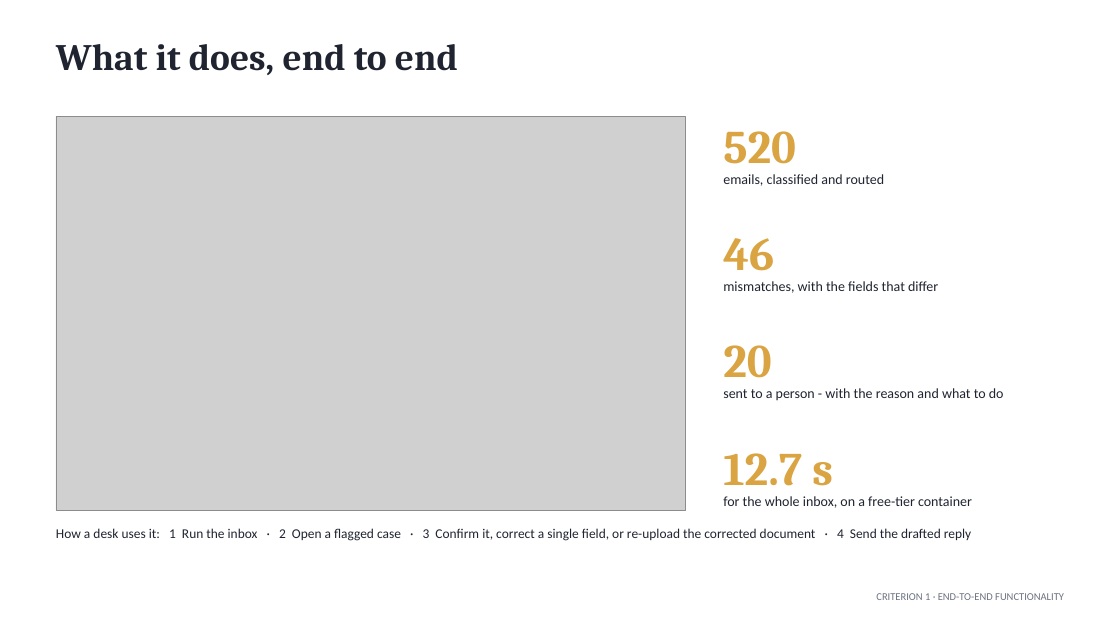
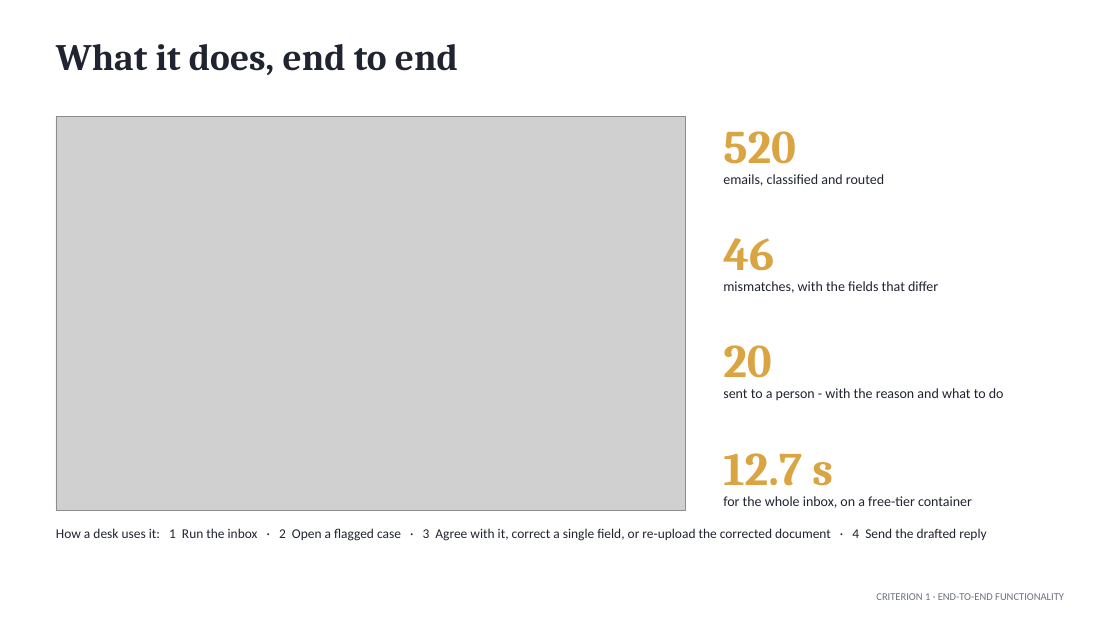
Before and after one commit to TCF1209/duocode-sentinel, a slide deck: slide 3 of docs/Sentinel-final-pitch.pptx. Drawn at 1120x630 pixels with LibreOffice and Linux fonts; fonts in the diff are those of the drawing; grey boxes stand for pictures. Boxes give left, top, right and bottom in pixels: in the first picture for what was removed or moved away, otherwise in the second. Text is boxed around its words. In the diff, an @@ line names an element or a change of style, - is before the commit and + after.

```diff
--- a/docs/Sentinel-final-pitch.pptx
+++ b/docs/Sentinel-final-pitch.pptx
@@ text at (x1=56, y1=528, x2=986, y2=541): text changed @@
-How a desk uses it: 1 Run the inbox · 2 Open a flagged case · 3 Confirm it, correct a single field, or re-upload the corrected document · 4 Send the drafted reply
+How a desk uses it: 1 Run the inbox · 2 Open a flagged case · 3 Agree with it, correct a single field, or re-upload the corrected document · 4 Send the drafted reply
```
Also in this commit, not shown: 12 other files.
